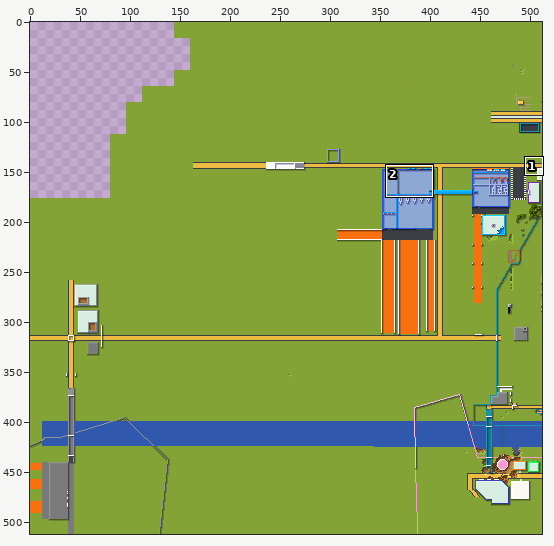
File history of a sprite sheet, tiles/-1,1.png. The picture above shows the old version from afar; the outline marks the close-up.
Close-up. Before the edit:
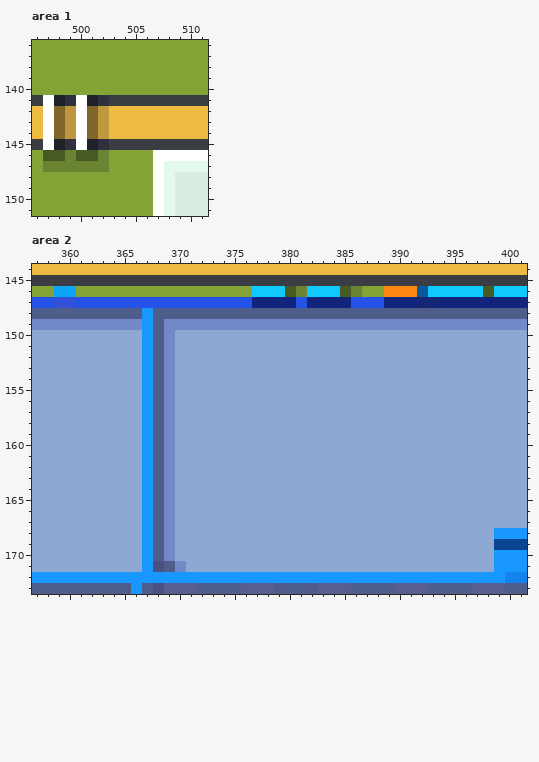
The file is 512x512 pixels. Colours within 5 levels of each other are drawn and written as one. Shown: area 1: x 496..511, y 136..151; area 2: x 357..401, y 144..173. The commit also changed other parts of the picture, which this record leaves out.
Once edited:
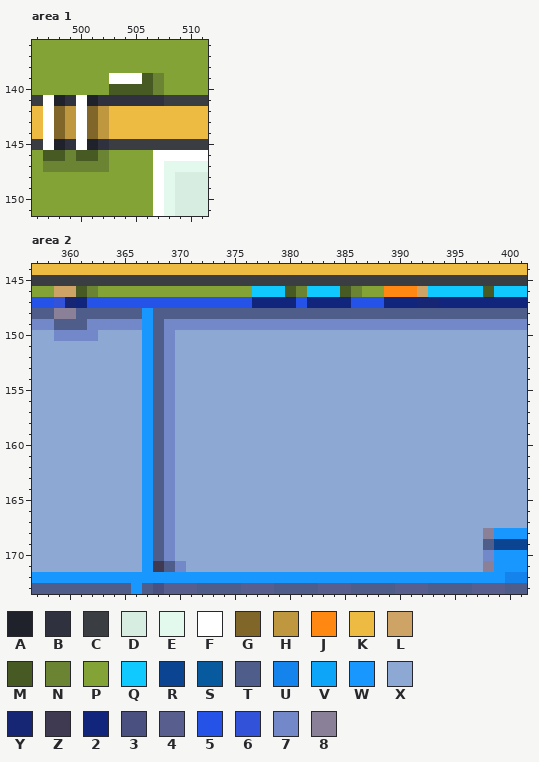
Palette (. is transparent): A #20222b  B #2f313f  C #3a3d42  D #d8ede2  E #e3f9ed  F #ffffff  G #81662a  H #bf973f  J #ff8813  K #edbb42  L #cda465  M #485a23  N #6a8433  P #83a336  Q #0fc9ff  R #0b4592  S #075a9e  T #4e5d89  U #1583ec  V #0ca5f7  W #1898ff  X #8ea8d4  Y #172575  Z #3f3a52  2 #11257c  3 #4a5181  4 #585e8d  5 #2553e8  6 #3352da  7 #7388c9  8 #8a8199
Change:
Changed rows in their new state; - is an unchanged pixel.
Area 1:
first column x 503:
139 FFFMN
140 MMMMN
141 BBBBB
Area 2:
first column x 359:
146 LLMN-----------------------------L
147 -Y2-------------------------------
148 88--------------------------------
149 TTT-------------------------------
150 7777------------------------------
first column x 368:
168 ------------------------------8
169 ------------------------------T
170 ------------------------------7
171 Z-----------------------------8
